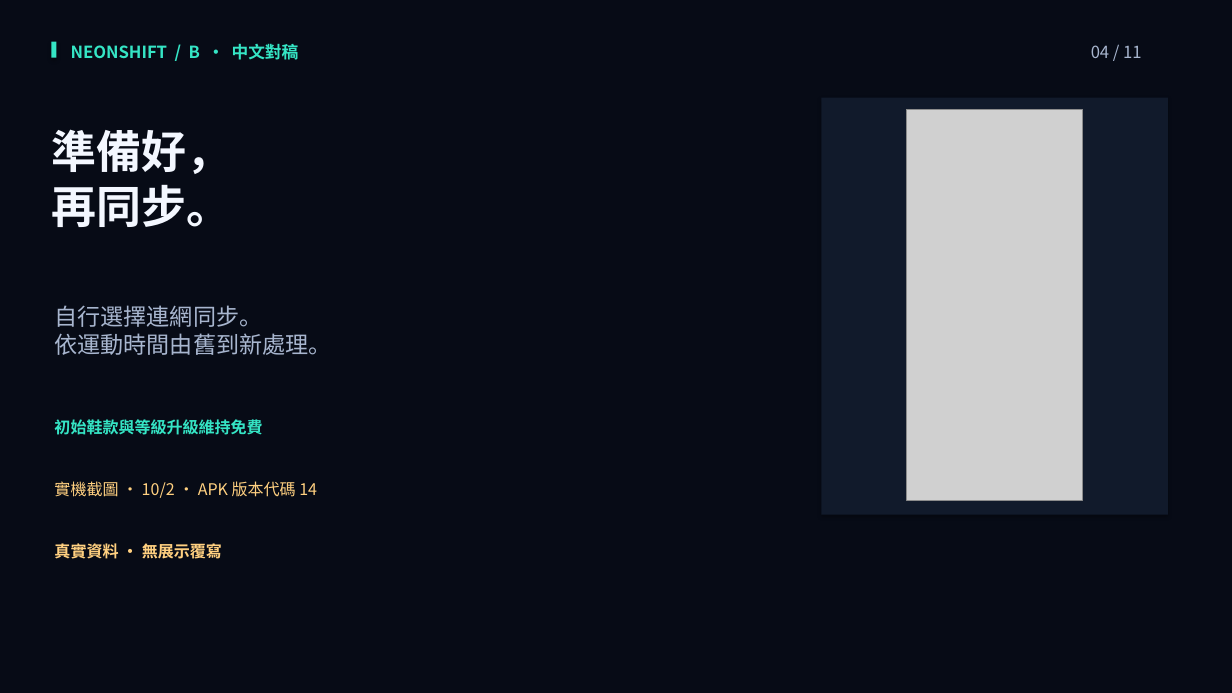
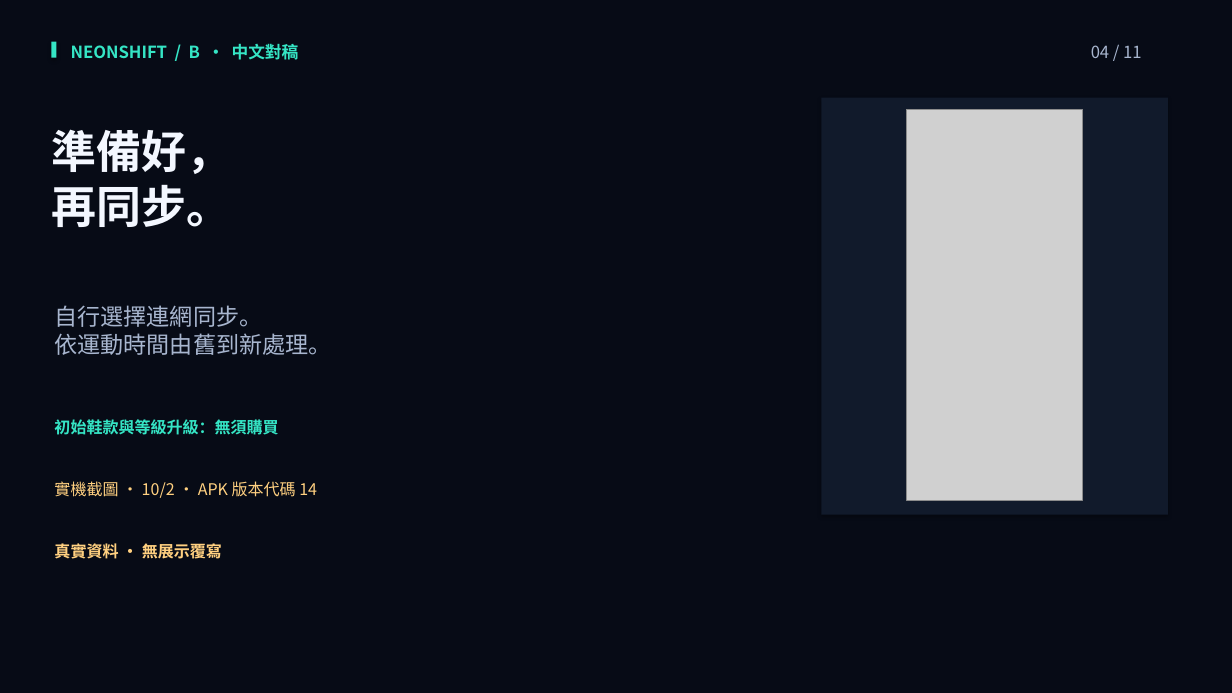
Before and after one commit to stan0714/neonshift, a slide deck: slide 4 of output/hackathon-flexclip-en/flexclip-v4/NeonShift_FlexClip_v4_ZH-TW_Review.pptx. Drawn at 1232x693 pixels with LibreOffice and Linux fonts; fonts in the diff are those of the drawing; grey boxes stand for pictures. Boxes give left, top, right and bottom in pixels: in the first picture for what was removed or moved away, otherwise in the second. Text is boxed around its words. In the diff, an @@ line names an element or a change of style, - is before the commit and + after.

```diff
--- a/output/hackathon-flexclip-en/flexclip-v4/NeonShift_FlexClip_v4_ZH-TW_Review.pptx
+++ b/output/hackathon-flexclip-en/flexclip-v4/NeonShift_FlexClip_v4_ZH-TW_Review.pptx
@@ text at (54, 419, 278, 435): text changed @@
-初始鞋款與等級升級維持免費
+初始鞋款與等級升級：無須購買
```
Also in this commit, not shown: 3 other slides changed, 36 other files.
